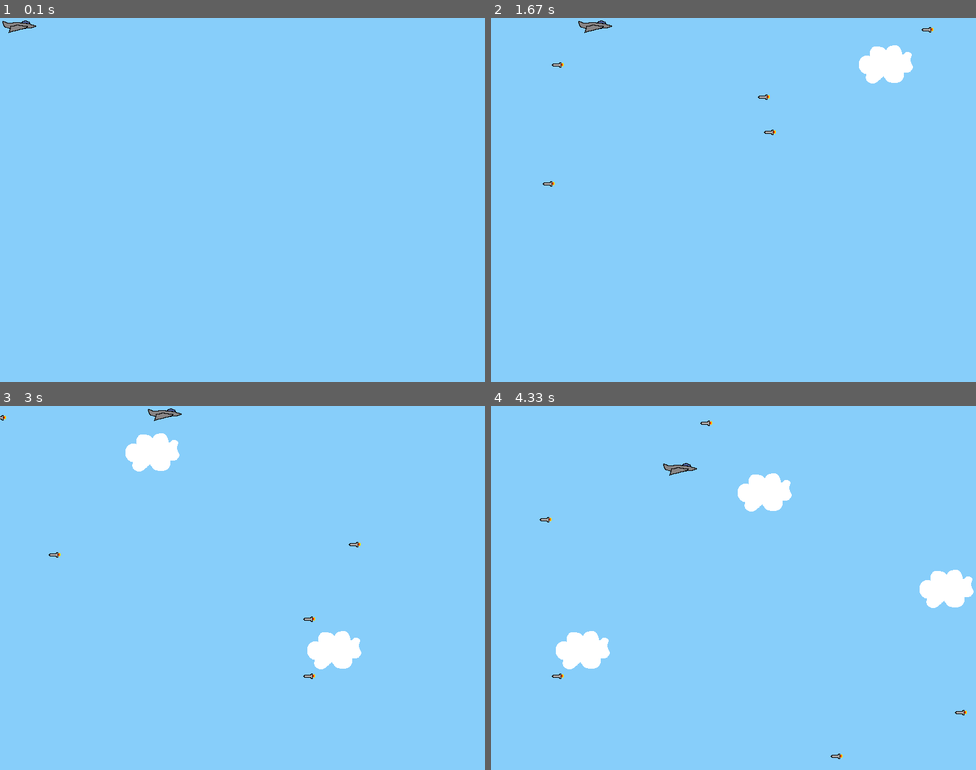
Above: before the commit, frames 1-4 (two rows, left to right).
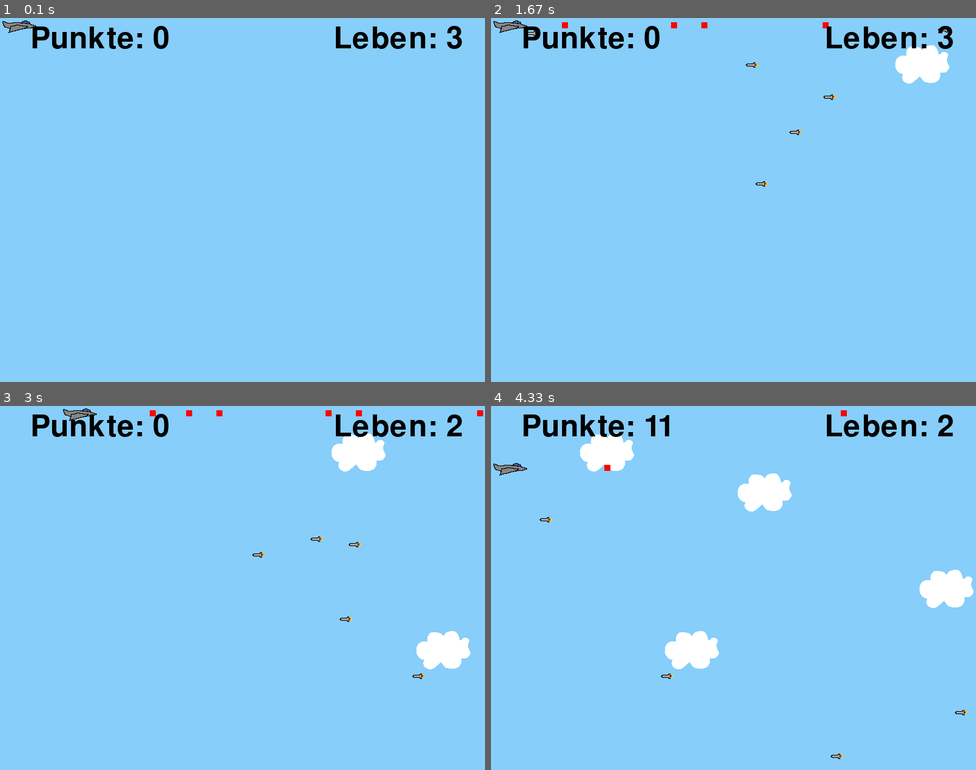
Above: after the commit, the same moments.

Repository: CoderAryanAnand/einf
Game: pygame game, started from M450/7004/game1.py
Same seed, same stepped clock (60 frames per second), same inputs: the game is played once before the commit and once after it.
Inputs:
- Up to frame 1 (0.1 s): no input
- Up to frame 2 (1.67 s): tap Space at 0.33, 0.73, 1.03, 1.23, 1.53 s; hold P 0.67-1.13 s; hold Right 0.67-1.13 s; hold P 1.17-1.63 s
- Up to frame 3 (3 s): hold W 2.17-2.63 s; tap Space at 2.23, 2.53, 2.73 s; hold Right from 2.67 s (still down)
- Up to frame 4 (4.33 s): tap Space at 3.03, 3.23, 3.53, 3.8, 4.13 s; release Right at 3.13 s; hold A 3.17-3.7 s; hold Down 3.73-4.03 s; hold A from 4.07 s (still down)

The runs differ from the first frame. In frame 1, 1.4% of the frame differs, in the area x 6-96%, y 2-9%; in frame 2, 3.3%; in frame 3, 5.3%, in the area x 0-100%, y 0-75%; in frame 4, 4.3%.

Commit message:
lives, points, collsions, music, sound effects

Diff:
--- a/M450/7004/game1.py
+++ b/M450/7004/game1.py
@@ -1,6 +1,7 @@
 import pygame
 from pygame.locals import *
 import random
+import time
 
 pygame.init()
 clock = pygame.time.Clock()
@@ -10,6 +11,8 @@
 SCREEN_WIDTH = 800
 SCREEN_HEIGHT = 600
 FPS = 60
+punkte = 0
+lives = 3
 
 # Sprites
 class Player(pygame.sprite.Sprite):
@@ -18,16 +21,19 @@
         self.surf = pygame.image.load("M450/7004/img/jet.png").convert()
         self.surf.set_colorkey((255, 255, 255))
         self.rect = self.surf.get_rect()
+        # self.surf = pygame.transform.scale(self.surf, (130,130))
 
     # Move the sprite based on keypresses
     def update(self, pressed_keys):
-        if pressed_keys[K_DOWN]:
+        if pressed_keys[K_DOWN] or pressed_keys[K_s]:
+            down_sound.play()
             self.rect.move_ip(0, 5)
-        if pressed_keys[K_UP]:
+        if pressed_keys[K_UP] or pressed_keys[K_w]:
             self.rect.move_ip(0, -5)
-        if pressed_keys[K_LEFT]:
+            up_sound.play()
+        if pressed_keys[K_LEFT] or pressed_keys[K_a]:
             self.rect.move_ip(-5, 0)
-        if pressed_keys[K_RIGHT]:
+        if pressed_keys[K_RIGHT] or pressed_keys[K_d]:
             self.rect.move_ip(5, 0)
         if self.rect.right > SCREEN_WIDTH:
             self.rect.right = SCREEN_WIDTH
@@ -54,9 +60,11 @@
 
     # Move the sprite based on speed
     def update(self):
-            self.rect.move_ip(self.speed*-1, 0)
-            if self.rect.right < 0:
-                self.kill()
+        global punkte
+        self.rect.move_ip(self.speed*-1, 0)
+        if self.rect.right < 0:
+            self.kill()
+            punkte += 1
 
 
 class Cloud(pygame.sprite.Sprite):
@@ -78,6 +86,24 @@
                 self.kill()
 
 
+class Bullet(pygame.sprite.Sprite):
+    def __init__(self):
+        super(Bullet, self).__init__()
+        self.surf = pygame.Surface((10, 10))
+        self.surf.fill((255, 0, 0))
+        self.rect = self.surf.get_rect(
+            center=(
+                player.rect.right + 10,
+                player.rect.centery,
+            )
+        )
+        self.speed = 10
+    def update(self):
+        self.rect.move_ip(self.speed, 0)
+        if self.rect.left > SCREEN_WIDTH:
+            self.kill()
+
+
 # Open Window
 screen = pygame.display.set_mode((SCREEN_WIDTH, SCREEN_HEIGHT))
 pygame.display.set_caption("Unser erstes Pygame-Spiel")
@@ -87,6 +113,7 @@
 
 enemies = pygame.sprite.Group()
 clouds = pygame.sprite.Group()
+bullets = pygame.sprite.Group()
 all_sprites = pygame.sprite.Group()
 
 all_sprites.add(player)
@@ -98,8 +125,19 @@
 ADDCLOUD = pygame.USEREVENT + 2
 pygame.time.set_timer(ADDCLOUD, 1000)
 
+pygame.mixer.music.load("M450/7004/audio/67.mp3")
+pygame.mixer.music.play(loops=-1)
+
+up_sound = pygame.mixer.Sound("M450/7004/audio/up.ogg")
+down_sound = pygame.mixer.Sound("M450/7004/audio/down.ogg")
+death_sound = pygame.mixer.Sound("M450/7004/audio/deathsound.mp3")
+
+up_sound.set_volume(0)
+down_sound.set_volume(0)
+
 # Game loop
 running = True
+paused = False
 while running:
     # Look at every event in the queue
     for event in pygame.event.get():
@@ -108,6 +146,19 @@
             # Was it the Escape key? If so, stop the loop.
             if event.key == K_ESCAPE:
                 running = False
+            if event.key == K_p:
+                # Pause the game
+                paused = not paused
+                if paused:
+                    pygame.mixer.music.pause()
+                else:
+                    pygame.mixer.music.unpause()
+                # Pause all sprites
+            if event.key == K_SPACE:
+                new_bullet = Bullet()
+                bullets.add(new_bullet)
+                all_sprites.add(new_bullet)
+
 
         # Did the user click the window close button? If so, stop the loop.
         elif event.type == QUIT:
@@ -126,13 +177,15 @@
 
 
     # Gamelogic comes here
-
+    if paused:
+        continue
 
     # Get the set of keys pressed and check for user input
     pressed_keys = pygame.key.get_pressed()
     player.update(pressed_keys)
     enemies.update()
     clouds.update()
+    bullets.update()
 
     # Draw the game
     screen.fill((135, 206, 250))
@@ -141,8 +194,41 @@
     for entity in all_sprites:
         screen.blit(entity.surf, entity.rect)
 
+    # Schrift und Schriftgrösse
+    font = pygame.font.Font(None, 74)
+    # Surface mit Schrift erzeugen. Der letzte Parameter ist die Farbe
+    points = font.render("Punkte: " + str(punkte), True, (0, 0, 0))
+    # Surface aif Screen blitten
+    screen.blit(points, (50,10))
+
+    # Surface mit Schrift erzeugen. Der letzte Parameter ist die Farbe
+    lives_ = font.render("Leben: " + str(lives), True, (0, 0, 0))
+    # Surface aif Screen blitten
+    screen.blit(lives_, (550,10))
+
     # Update game window
     pygame.display.flip()
+
+    if pygame.sprite.spritecollideany(player, enemies):
+        player.kill()
+        pygame.mixer.music.stop()
+        up_sound.stop()
+        down_sound.stop()
+        death_sound.play()
+        time.sleep(death_sound.get_length())
+        lives -= 1
+        if lives > 0:
+            player = Player()
+            all_sprites.add(player)
+            pygame.mixer.music.play(loops=-1)
+            for sprite in enemies:
+                sprite.kill()
+            punkte = 0
+        else:
+            running = False
+    if pygame.sprite.groupcollide(bullets, enemies, True, True):
+        punkte += 3
+
     clock.tick(FPS)
 
 
Binary file added: M450/7004/img/schnieder.png
Not shown, added: M450/7004/audio/67.mp3
Not shown, added: M450/7004/audio/deathsound.mp3
Not shown, added: M450/7004/audio/down.ogg
Not shown, added: M450/7004/audio/up.ogg
